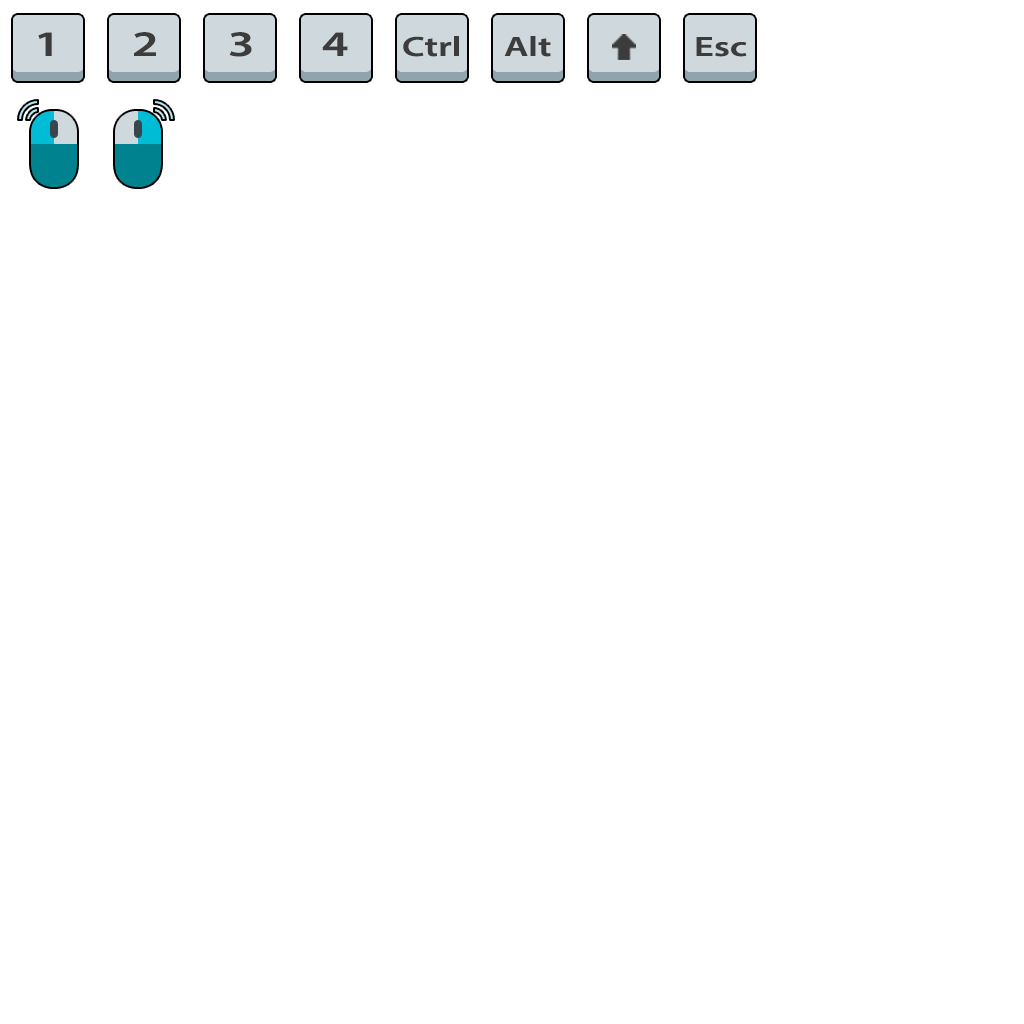
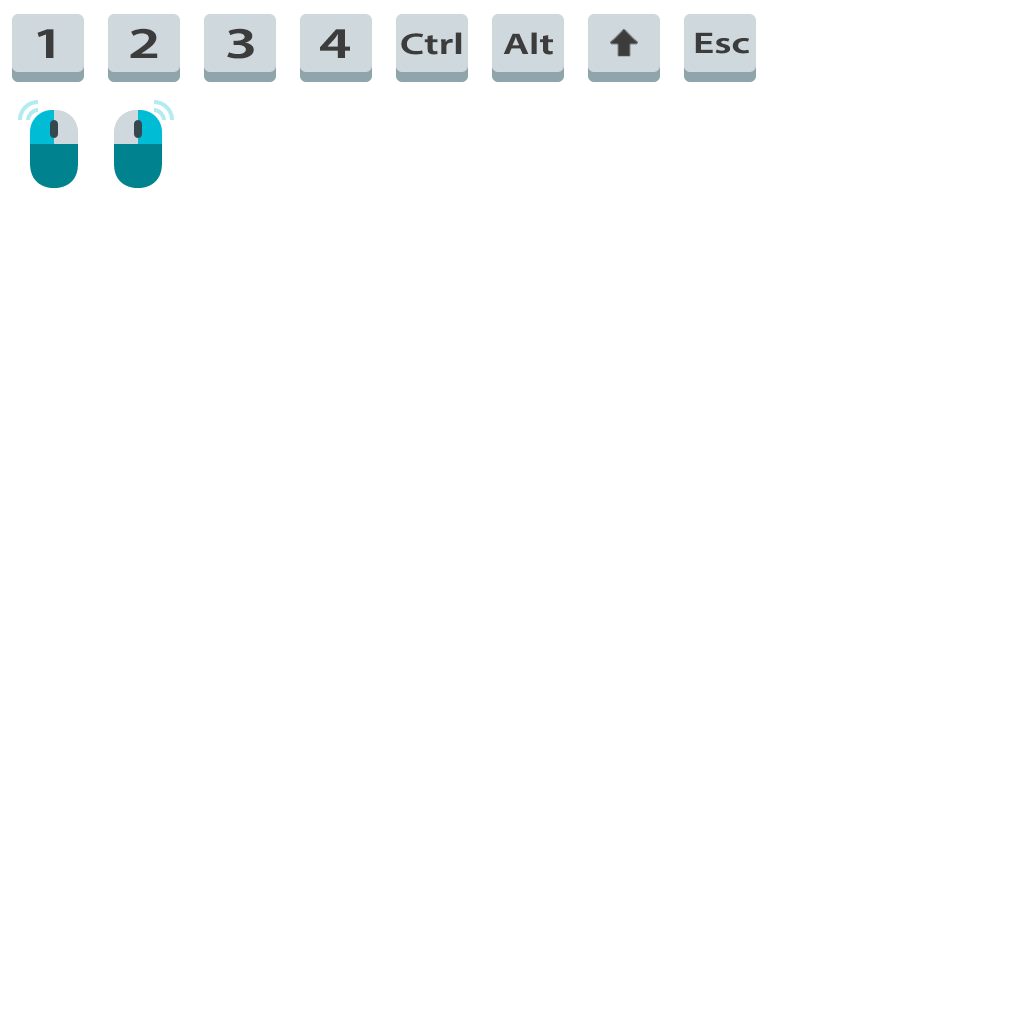
Revision of a layered 1024×1024 image; what changed, layer by layer:
painted on "Esc" over [695,32,749,57]
painted on "Shift" over [610,28,638,60]
painted on "Alt" over [503,32,553,57]
painted on "Ctrl" over [401,32,462,57]
painted on "4" over [320,29,350,58]
painted on "3" over [227,28,254,59]
painted on "2" over [130,28,158,58]
painted on "1" over [37,29,54,58]
